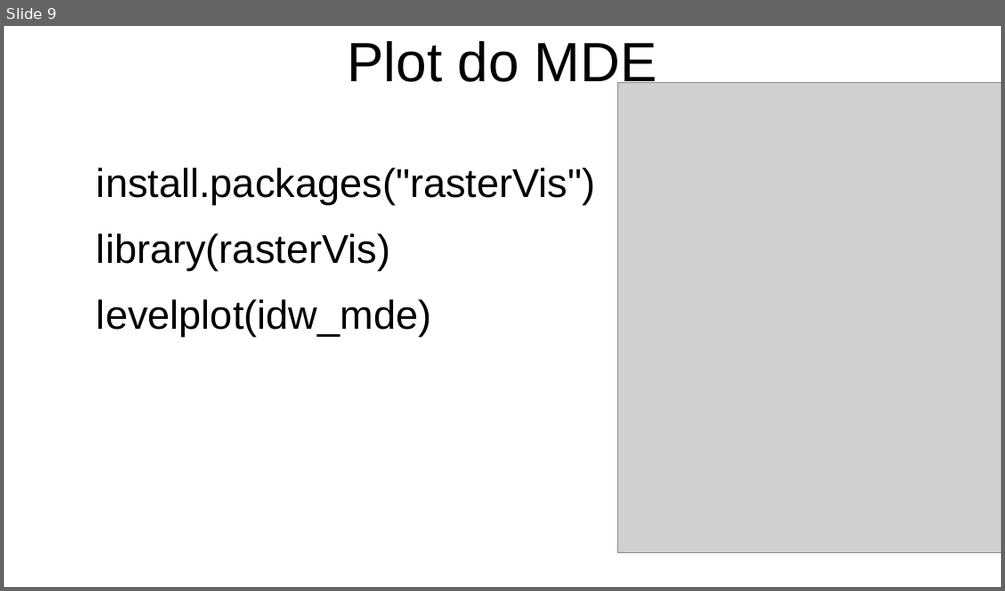
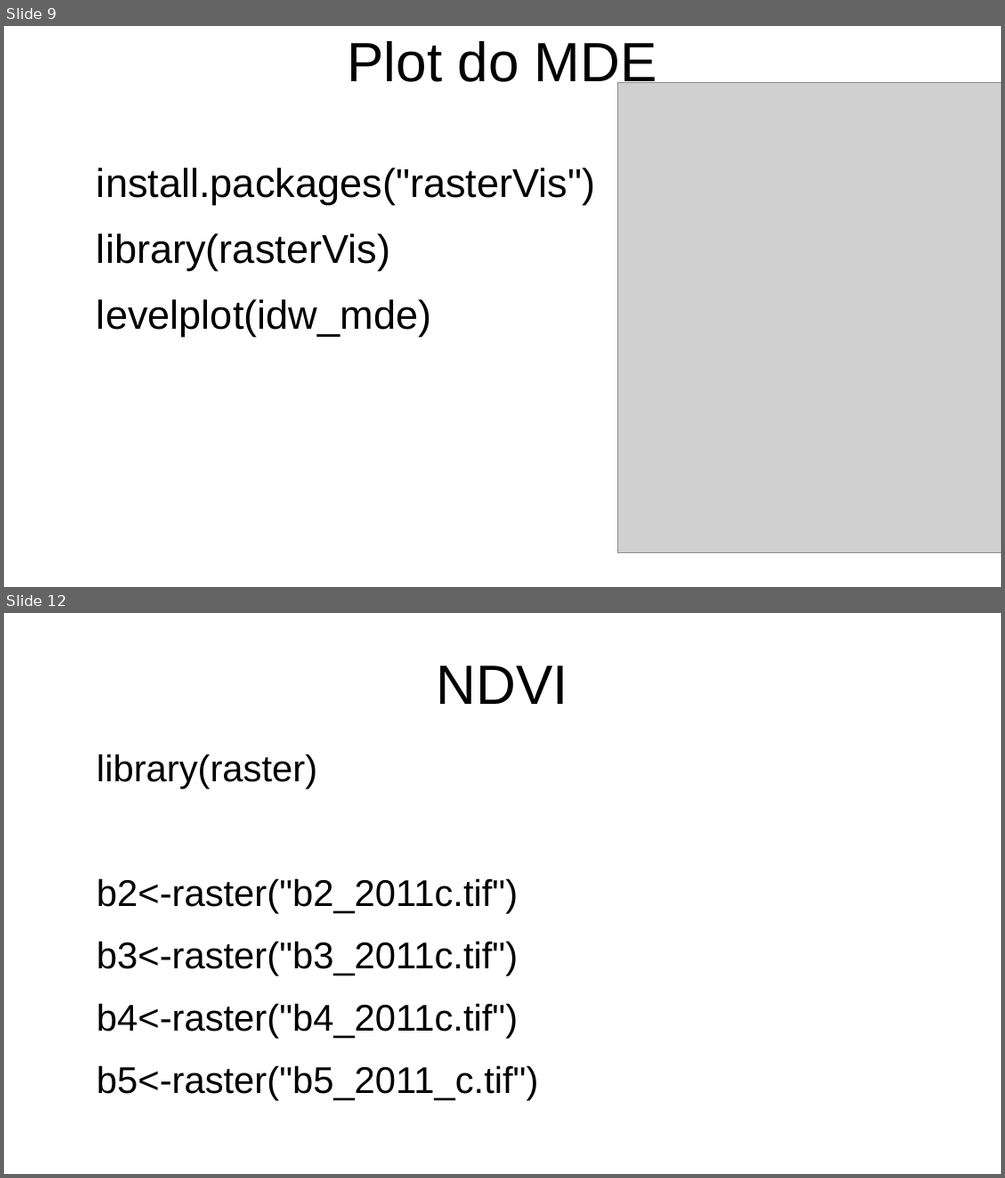
Before and after one commit to pjfernandes/curso_r, a slide deck: aula_4/apresentacao_aula_4.odp. Shown one above the other, each under a label of ours: slide 9 before the commit, slides 9 and 12 after it; the slides between them are not shown. The pictures are 1005x591 and 1005x1178 pixels, drawn with LibreOffice and Linux fonts; fonts in the diff are those of the drawing; grey boxes stand for pictures. Boxes give left, top, right and bottom in pixels: in the first picture for what was removed or moved away, otherwise in the second. Text is boxed around its words. In the diff, an @@ line names an element or a change of style, - is before the commit and + after.

```diff
--- a/aula_4/apresentacao_aula_4.odp
+++ b/aula_4/apresentacao_aula_4.odp
@@ slide 12 added at (4,613,1001,1174), background #FFFFFF @@
@@ title added at (437,666,568,704), 44 pt, text #000000 @@
+NDVI
@@ text added at (97,754,538,1101), 29.6 pt, text #000000 @@
+library(raster)
+b2<-raster("b2_2011c.tif")
+b3<-raster("b3_2011c.tif")
+b4<-raster("b4_2011c.tif")
+b5<-raster("b5_2011_c.tif")
```
Also in this commit, not shown: 4 other slides added, 2 other files.
